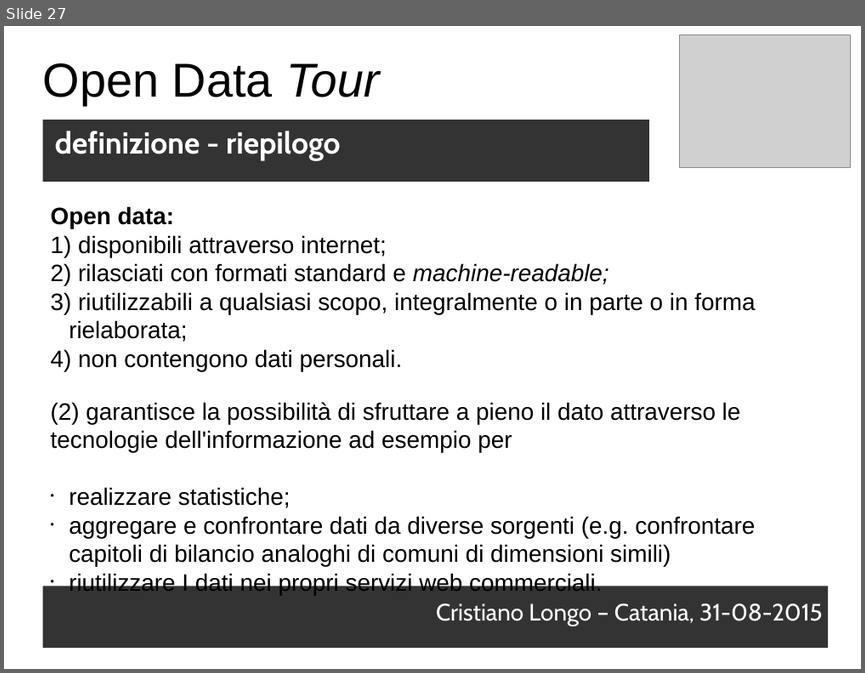
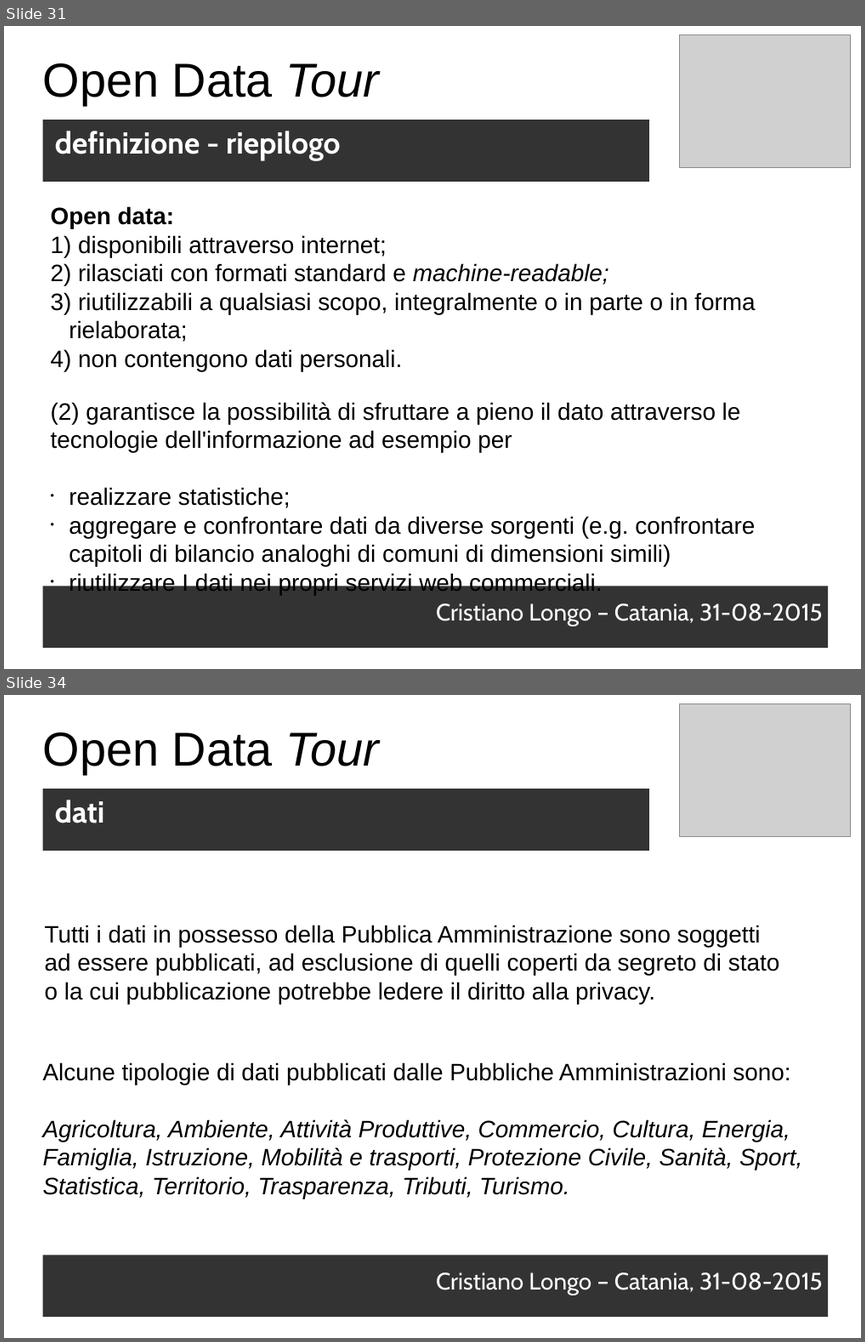
Before and after one commit to opendatahacklab/opendatatour, a slide deck: slides/31082015.odp. Shown one above the other, each under a label of ours: slide 27 before the commit, slides 31 and 34 after it; the slides between them are not shown. The pictures are 865x673 and 865x1342 pixels, drawn with LibreOffice and Linux fonts; fonts in the diff are those of the drawing; grey boxes stand for pictures. Boxes give left, top, right and bottom in pixels: in the first picture for what was removed or moved away, otherwise in the second. Text is boxed around its words. In the diff, an @@ line names an element or a change of style, - is before the commit and + after.

Commit message:
opendatatour cope - dati

```diff
--- a/slides/31082015.odp
+++ b/slides/31082015.odp
@@ slide 34 added at [4, 695, 861, 1338], background #FFFFFF @@
@@ picture added at [680, 704, 851, 836] @@
@@ text added at [43, 732, 380, 774], 44 pt, text #000000 @@
+Open Data Tour
@@ text added at [43, 789, 649, 851], fill #333333, 28 pt, text #FFFFFF, bold @@
+dati
@@ text added at [45, 925, 779, 1004], 22 pt, text #000000 @@
+Tutti i dati in possesso della Pubblica Amministrazione sono soggetti
+ad essere pubblicati, ad esclusione di quelli coperti da segreto di stato o la cui pubblicazione potrebbe ledere il diritto alla privacy.
@@ text added at [43, 1062, 802, 1198], 22 pt, text #000000, italic @@
+Alcune tipologie di dati pubblicati dalle Pubbliche Amministrazioni sono:
+Agricoltura, Ambiente, Attività Produttive, Commercio, Cultura, Energia, Famiglia, Istruzione, Mobilità e trasporti, Protezione Civile, Sanità, Sport, Statistica, Territorio, Trasparenza, Tributi, Turismo.
@@ text added at [43, 1255, 828, 1316], fill #333333, 22 pt, text #FFFFFF @@
+Cristiano Longo – Catania, 31-08-2015
@@ what was slide 27 is now slide 31 @@
```
Also in this commit, not shown: 1 slide changed, 24 other slides added, 1 slide removed, 1 other file.
